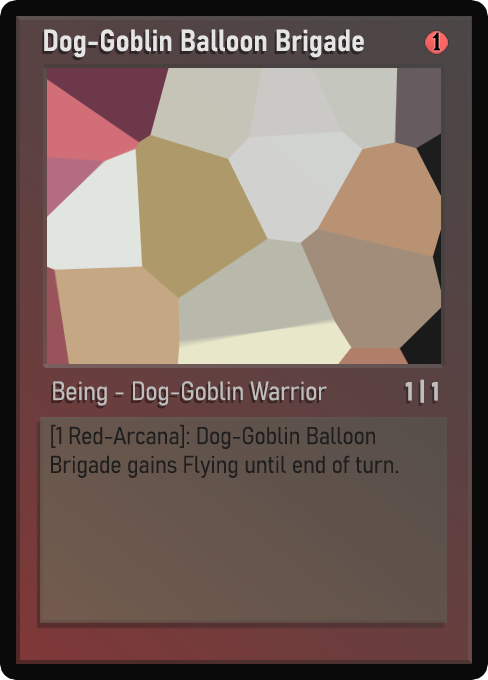
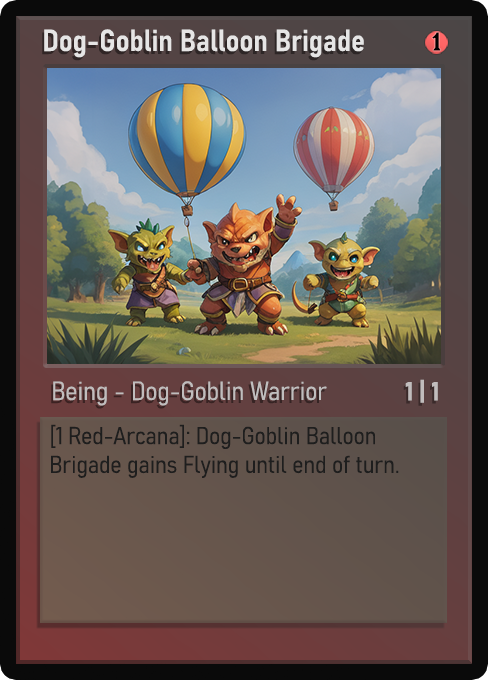
Layer changes from the first (488, 680) image to the second:
painted on "Name" over [44, 30, 364, 57]
painted on "Class" over [53, 381, 316, 405]
painted on "Desc_norm" over [56, 427, 399, 478]
painted on "Artwork" over [47, 68, 441, 364]
